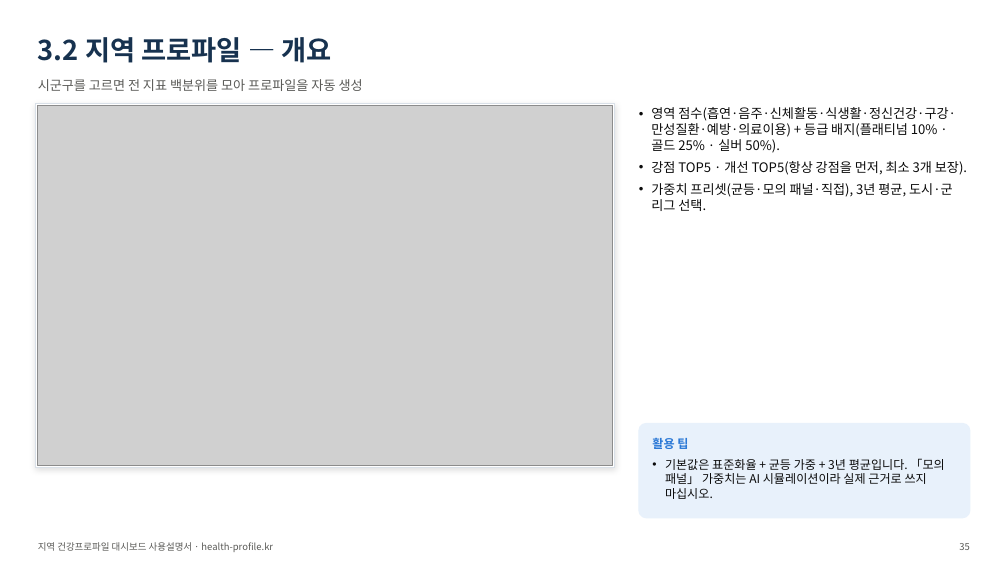
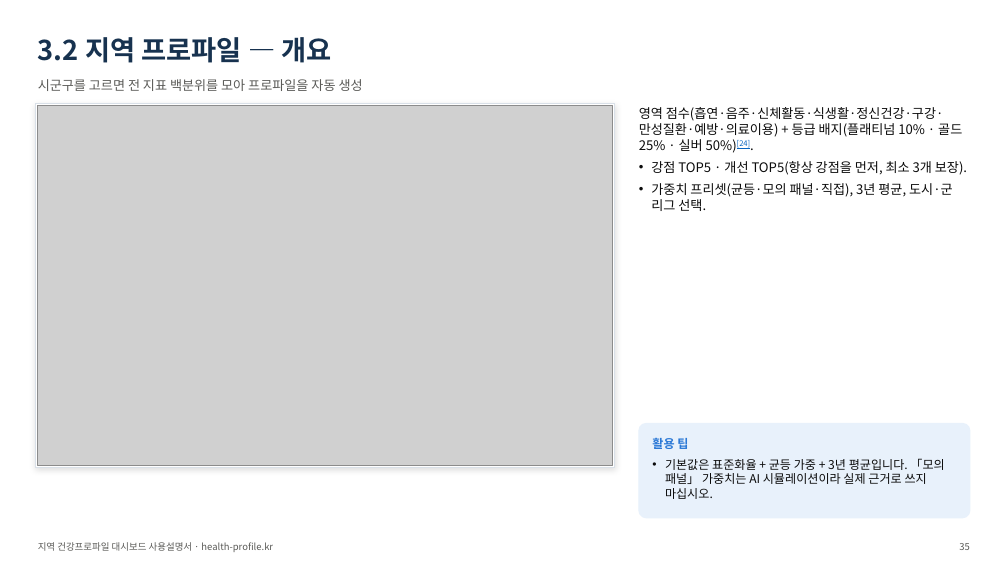
Before and after one commit to soonryu74/soonryu74.github.io, a slide deck: slide 35 of health-dashboard/docs/지역건강프로파일_대시보드_사용설명서_v1.pptx. Drawn at 1008x567 pixels with LibreOffice and Linux fonts; fonts in the diff are those of the drawing; grey boxes stand for pictures. Boxes give left, top, right and bottom in pixels: in the first picture for what was removed or moved away, otherwise in the second. Text is boxed around its words. In the diff, an @@ line names an element or a change of style, - is before the commit and + after.

```diff
--- a/health-dashboard/docs/지역건강프로파일_대시보드_사용설명서_v1.pptx
+++ b/health-dashboard/docs/지역건강프로파일_대시보드_사용설명서_v1.pptx
@@ text at [639,107,962,153]: text changed @@
-• 영역 점수(흡연·음주·신체활동·식생활·정신건강·구강·만성질환·예방·의료이용) + 등급 배지(플래티넘 10% · 골드 25% · 실버 50%).
+• 영역 점수(흡연·음주·신체활동·식생활·정신건강·구강·만성질환·예방·의료이용) + 등급 배지(플래티넘 10% · 골드 25% · 실버 50%)[24].
```
Also in this commit, not shown: 17 other slides changed, 2 slides added, 30 other files.
